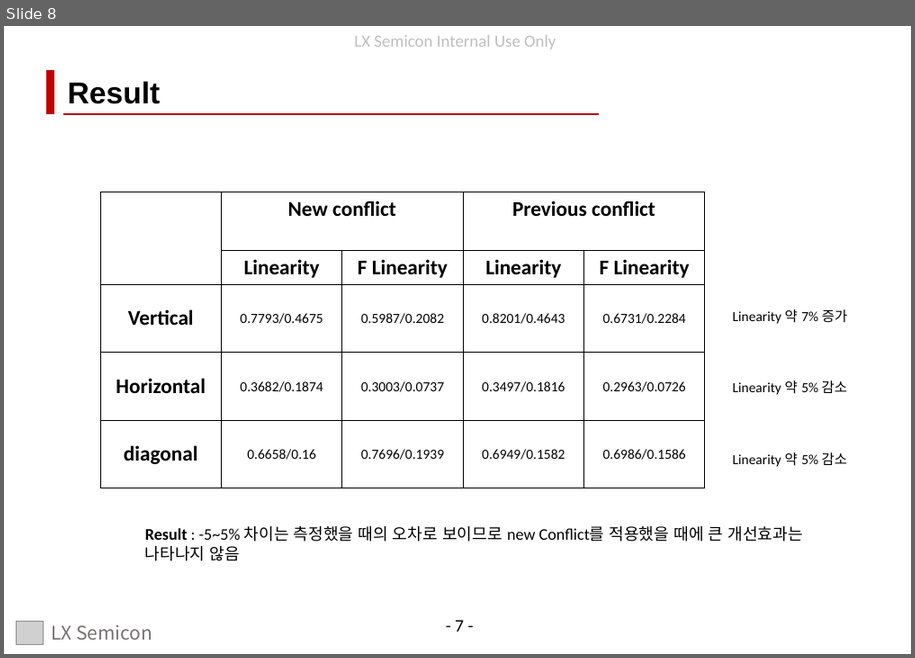
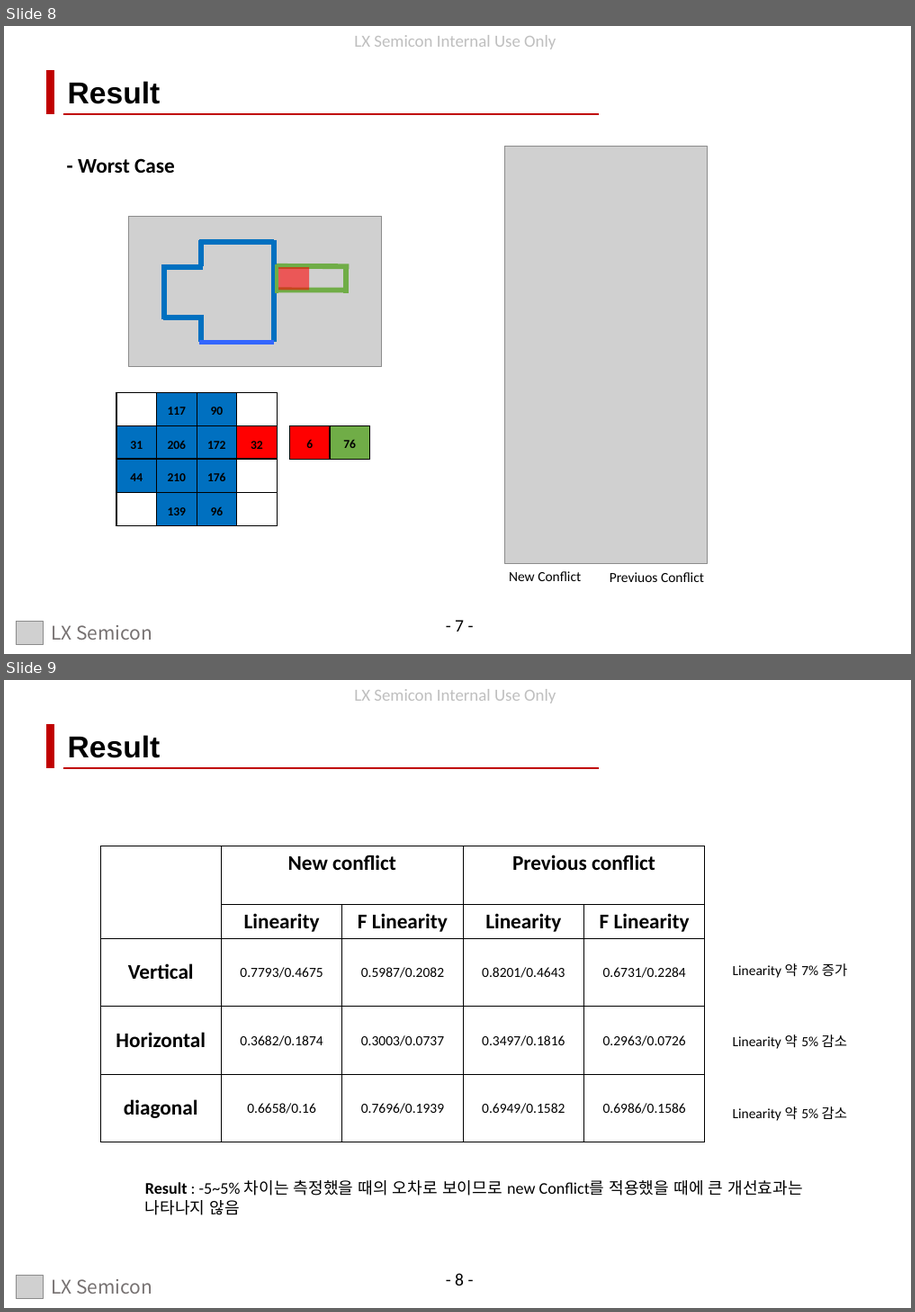
Before and after one commit to Heon2/TouchSW_Local, a slide deck: Conflict 영역 분배 개선.pptx. Shown one above the other, each under a label of ours: slide 8 before the commit, slides 8 and 9 after it. The pictures are 915x658 and 915x1312 pixels, drawn with LibreOffice and Linux fonts; fonts in the diff are those of the drawing; grey boxes stand for pictures. Boxes give left, top, right and bottom in pixels: in the first picture for what was removed or moved away, otherwise in the second. Text is boxed around its words. In the diff, an @@ line names an element or a change of style, - is before the commit and + after.

```diff
--- a/Conflict 영역 분배 개선.pptx
+++ b/Conflict 영역 분배 개선.pptx
@@ slide 8 added at (x1=4, y1=26, x2=911, y2=654), background #FFFFFF @@
@@ text added at (x1=354, y1=35, x2=556, y2=49), 14.6 pt, text #BFBFBF @@
+LX Semicon Internal Use Only
@@ rectangle added at (x1=46, y1=71, x2=54, y2=114), fill #C00000, outline #C00000 1 pt @@
@@ text added at (x1=68, y1=81, x2=161, y2=104), 26 pt, text #000000, bold @@
+Result
@@ line added from (63, 114) to (600, 114), #C00000 1.5 pt @@
@@ text added at (x1=78, y1=158, x2=175, y2=173), 18 pt, text #000000, bold @@
+- Worst Case
@@ picture added at (x1=506, y1=147, x2=709, y2=564) @@
@@ picture added at (x1=129, y1=216, x2=382, y2=367) @@
@@ line added from (201, 239) to (201, 266), #0070C0 4.5 pt @@
@@ line added from (274, 239) to (274, 343), #0070C0 4.5 pt @@
@@ line added from (204, 267) to (164, 267), #0070C0 4.5 pt @@
@@ line added from (165, 264) to (165, 319), #0070C0 4.5 pt @@
@@ line added from (199, 242) to (274, 242), #0070C0 4.5 pt @@
@@ line added from (276, 266) to (349, 266), #70AD47 4.5 pt @@
@@ rectangle added at (x1=276, y1=267, x2=309, y2=290), fill #FF0000 at 58% opacity @@
@@ line added from (277, 264) to (277, 293), #70AD47 3 pt @@
@@ line added from (346, 266) to (346, 293), #70AD47 4.5 pt @@
@@ line added from (276, 290) to (347, 290), #70AD47 4.5 pt @@
@@ line added from (163, 318) to (200, 318), #0070C0 4.5 pt @@
@@ line added from (201, 315) to (201, 343), #0070C0 4.5 pt @@
@@ line added from (199, 343) to (275, 343), #3366FF 4.5 pt @@
@@ table added at (x1=116, y1=392, x2=277, y2=526), 4 rows, 4 columns @@
+ | 117 | 90 | 
+31 | 206 | 172 | 32
+44 | 210 | 176 | 
+ | 139 | 96 | 
@@ table added at (x1=289, y1=426, x2=370, y2=459), 1 rows, 2 columns @@
+6 | 76
@@ text added at (x1=509, y1=571, x2=581, y2=581), 12 pt, text #000000 @@
+New Conflict
@@ text added at (x1=610, y1=572, x2=704, y2=582), 12 pt, text #000000 @@
+Previuos Conflict
@@ picture added at (x1=17, y1=622, x2=43, y2=645) @@
@@ text added at (x1=51, y1=625, x2=152, y2=640), 16.2 pt, text #767171 @@
+LX Semicon
@@ page number added at (x1=455, y1=620, x2=464, y2=632), 15.2 pt, text #000000 @@
+- 7 -
@@ what was slide 8 is now slide 9 @@
@@ page number at (x1=455, y1=1273, x2=464, y2=1286): text changed @@
-- 7 -
+- 8 -
```
Also in this commit, not shown: 1 slide changed.
